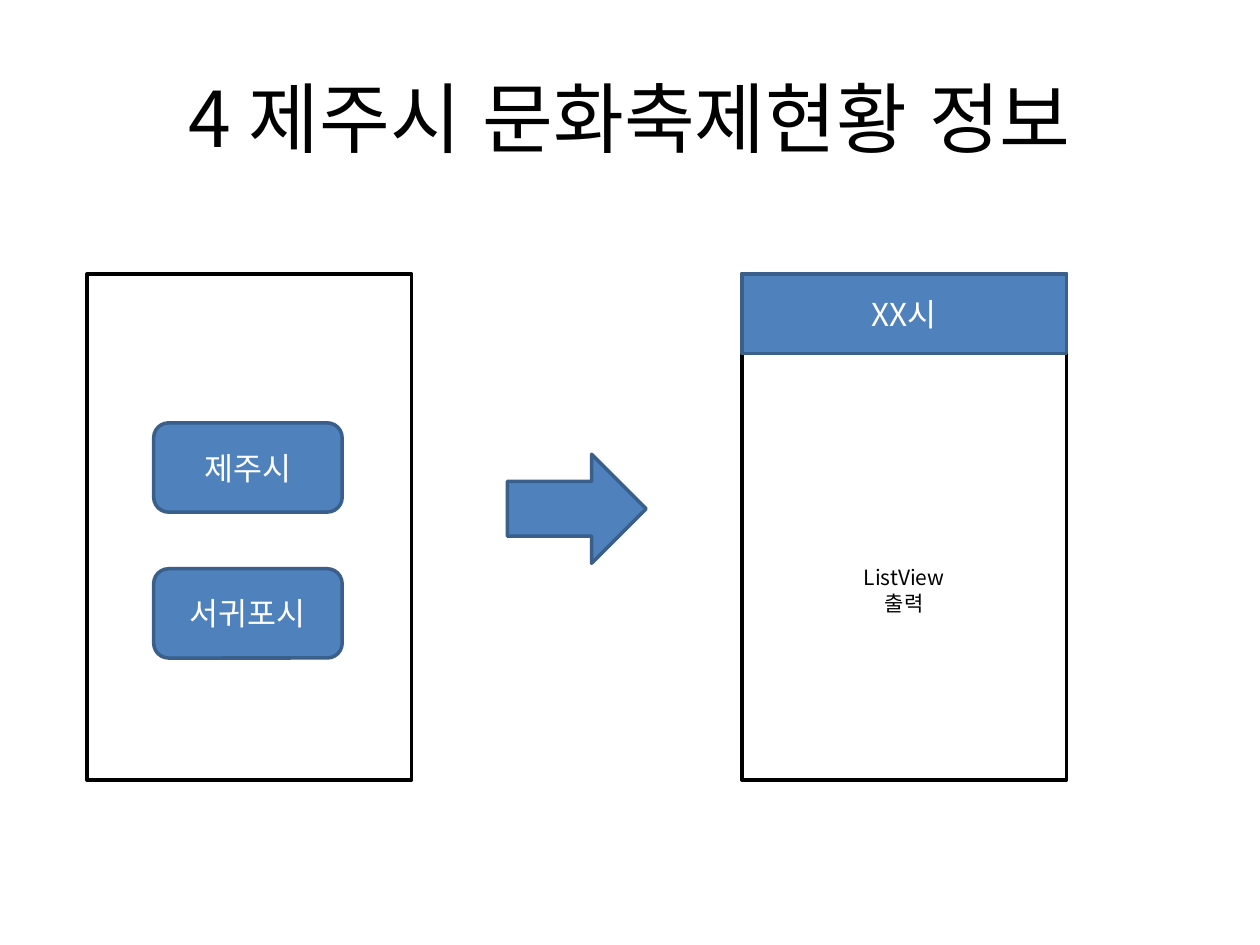
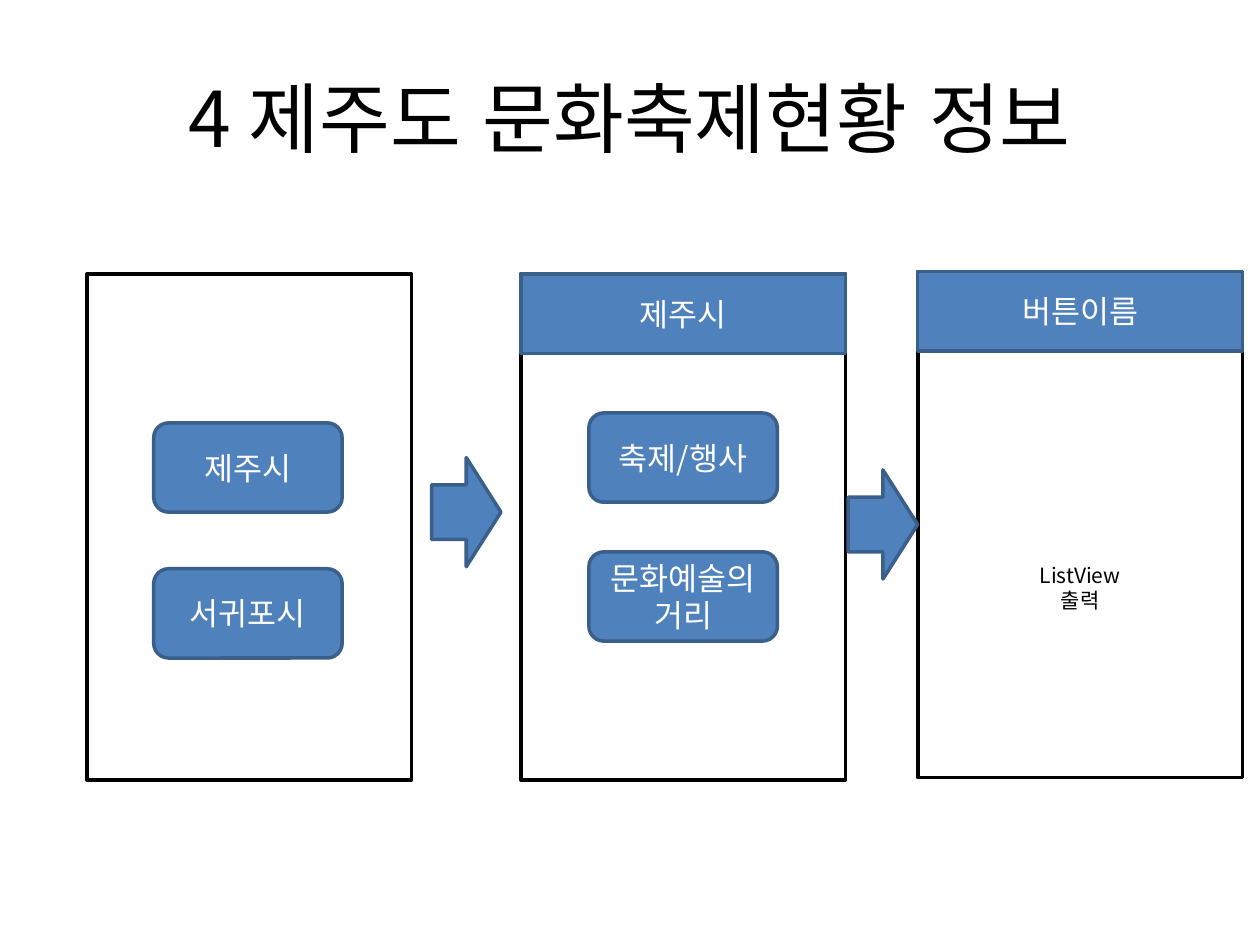
Before and after one commit to Seo-Sang-Eun/test01, a slide deck: slide 8 of Project Info/ui.pptx. Drawn at 1260x945 pixels with LibreOffice and Linux fonts; fonts in the diff are those of the drawing. Boxes give left, top, right and bottom in pixels: in the first picture for what was removed or moved away, otherwise in the second. Text is boxed around its words. In the diff, an @@ line names an element or a change of style, - is before the commit and + after.

```diff
--- a/Project Info/ui.pptx
+++ b/Project Info/ui.pptx
@@ title at [188, 82, 1071, 153]: text changed @@
-4 제주시 문화축제현황 정보
+4 제주도 문화축제현황 정보
@@ rectangle "제주시": place and size @@
-rectangle "제주시" at [742, 275, 1067, 354]
+rectangle "제주시" at [520, 275, 845, 354]
@@ rectangle added at [520, 275, 845, 781], fill #FFFFFF, outline #000000 2 pt @@
@@ rectangle "ListView": place and size @@
-rectangle "ListView" at [742, 275, 1067, 781]
+rectangle "ListView" at [917, 272, 1242, 779]
@@ rectangle added at [917, 272, 1242, 352], fill #4F81BD, outline #3A5F8C 2 pt, 18 pt, text #FFFFFF @@
+버튼이름
@@ text in rectangle at [640, 300, 727, 329]: text changed @@
-XX시
+제주시
@@ rounded rectangle added at [588, 413, 777, 503], fill #4F81BD, outline #3A5F8C 2 pt, 18 pt, text #FFFFFF @@
+축제/행사
@@ right arrow: place and size @@
-right arrow at [508, 455, 646, 564]
+right arrow at [432, 457, 501, 567]
@@ right arrow added at [848, 470, 917, 580], fill #4F81BD, outline #3A5F8C 2 pt @@
@@ rounded rectangle added at [588, 552, 777, 641], fill #4F81BD, outline #3A5F8C 2 pt, 18 pt, text #FFFFFF @@
+문화예술의거리
```
Also in this commit, not shown: 1 other slide changed, 2 slides added, 46 other files.
